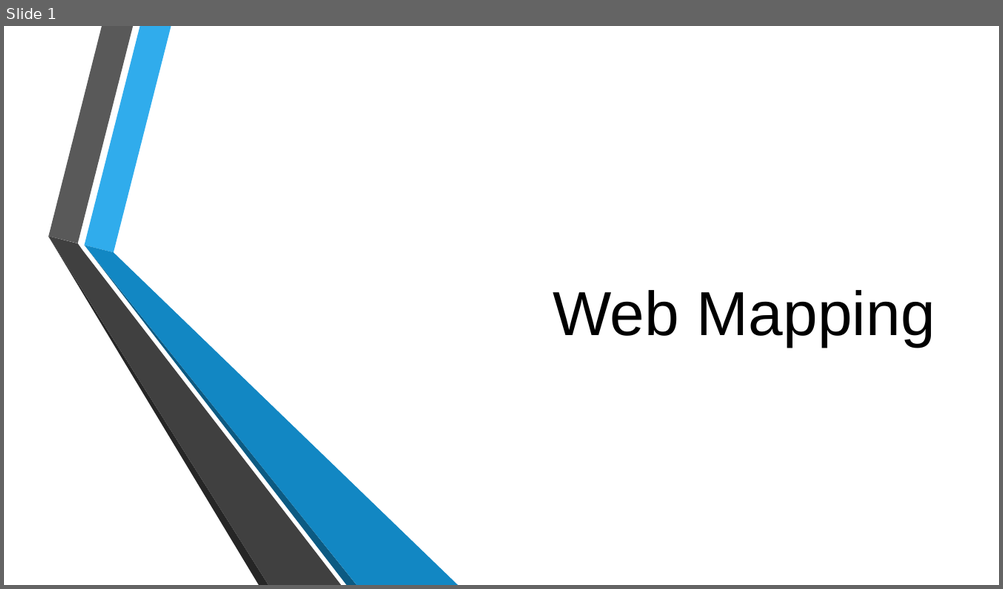
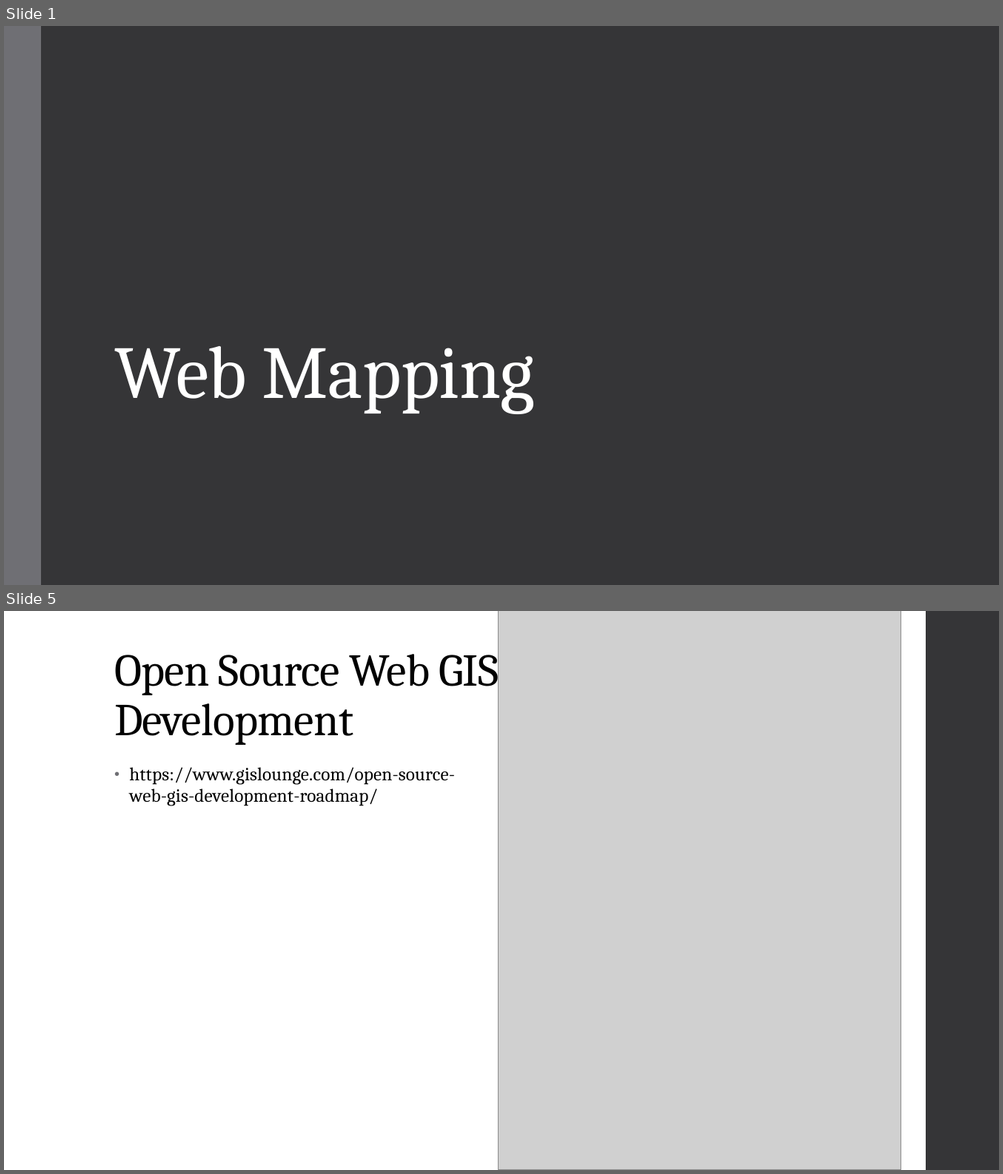
Before and after one commit to MGIS-UMN/GIS5577_week10, a slide deck: WebMapping_Backend.odp. Shown one above the other, each under a label of ours: slide 1 before the commit, slides 1 and 5 after it; the slides between them are not shown. The pictures are 1003x589 and 1003x1174 pixels, drawn with LibreOffice and Linux fonts; fonts in the diff are those of the drawing; grey boxes stand for pictures; background and template pictures are left out. Boxes give left, top, right and bottom in pixels: in the first picture for what was removed or moved away, otherwise in the second. Text is boxed around its words. In the diff, an @@ line names an element or a change of style, - is before the commit and + after.

```diff
--- a/WebMapping_Backend.odp
+++ b/WebMapping_Backend.odp
@@ slide 5 added at <box>4,611,999,1170</box>, background #FFFFFF @@
@@ picture added at <box>498,611,901,1170</box> @@
@@ freeform shape added at <box>925,611,999,1170</box>, fill #353537 @@
@@ title added at <box>114,644,498,745</box>, 44 pt, text #000000 @@
+Open Source Web GIS Development
@@ text added at <box>129,767,455,806</box>, 18 pt, text #000000 @@
+• https://www.gislounge.com/open-source-web-gis-development-roadmap/
@@ slide 1 changed as well @@
@@ background picture (left out) to #353537 @@
@@ freeform shape added at <box>4,26,41,585</box>, fill #6F6F74 @@
@@ title "Web Mapping": place and size @@
-title "Web Mapping" at <box>552,290,935,347</box>
+title "Web Mapping" at <box>114,346,535,414</box>
@@ title "Web Mapping" at <box>114,346,535,414</box>: size 60 to 72 pt, font Arial to Cambria, text colour #000000 to #FFFFFF, letter spacing 0 to -0.5 pt; alignment right to left; line spacing 1 to 0.85 @@
@@ group removed at <box>48,26,458,585</box>: 6 freeform shapes @@
```
Also in this commit, not shown: 6 other slides changed, 13 other slides added, 6 slides removed.
